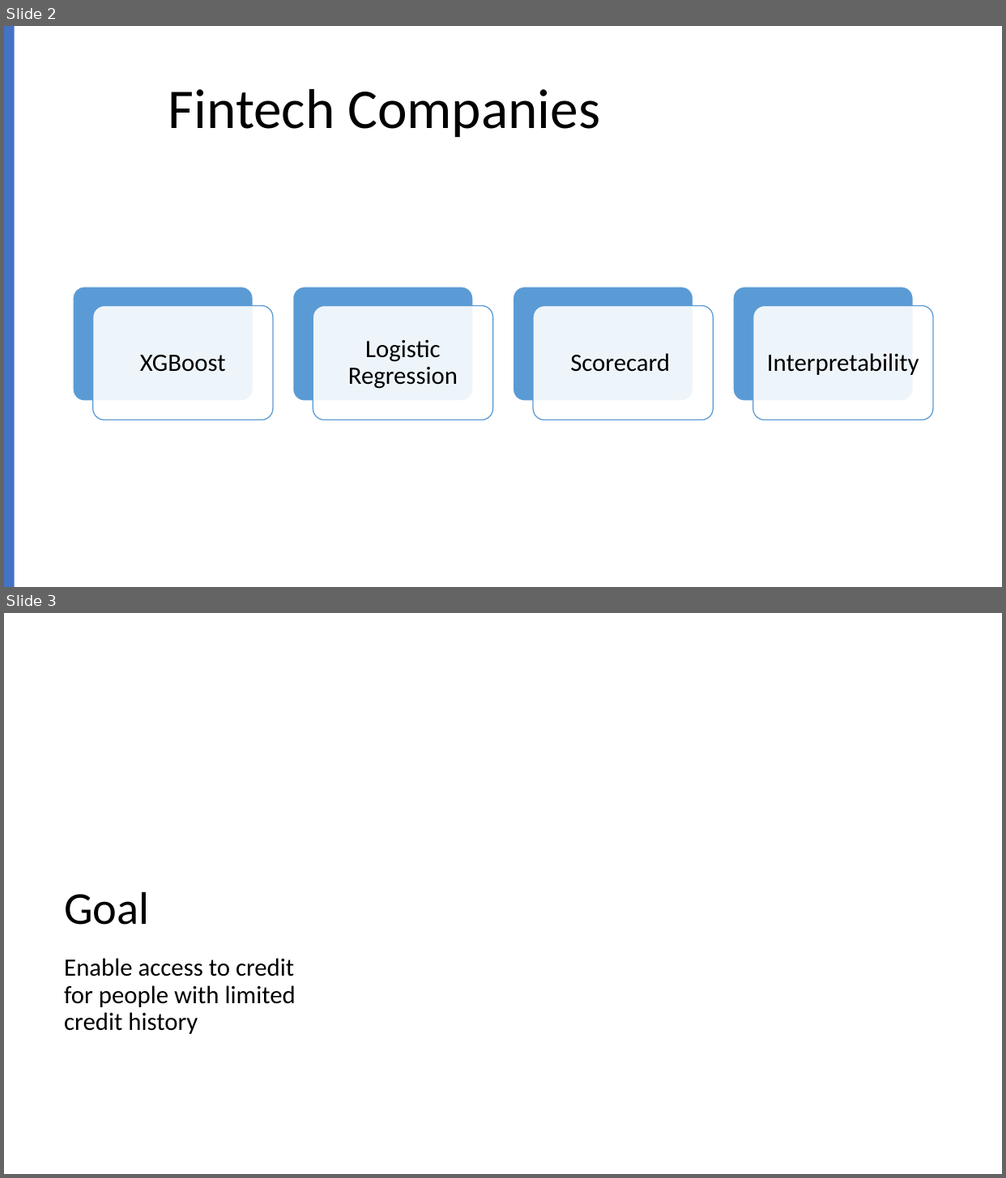
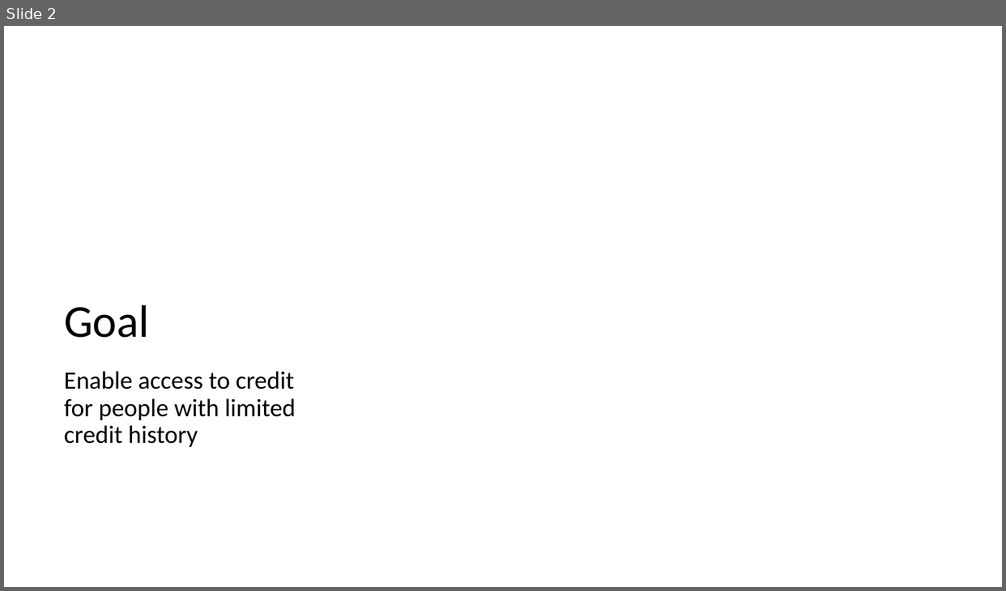
Before and after one commit to vaddhiparthy/credit_risk, a slide deck: CreditRisk_PPT_Vaddhiparthy.pptx. Shown one above the other, each under a label of ours: slides 2 and 3 before the commit, slide 2 after it. The pictures are 1006x1178 and 1006x591 pixels, drawn with LibreOffice and Linux fonts; fonts in the diff are those of the drawing; background and template pictures are left out. Boxes give left, top, right and bottom in pixels: in the first picture for what was removed or moved away, otherwise in the second. Text is boxed around its words. In the diff, an @@ line names an element or a change of style, - is before the commit and + after.

```diff
--- a/CreditRisk_PPT_Vaddhiparthy.pptx
+++ b/CreditRisk_PPT_Vaddhiparthy.pptx
@@ slide 2 removed at box(4, 26, 1002, 587), background #FFFFFF @@
@@ rectangle removed at box(4, 26, 15, 587) @@
@@ title removed at box(168, 89, 600, 138) @@
-Fintech Companies
@@ group removed at box(73, 288, 934, 420): 8 rounded rectangles, 4 texts @@
-XGBoost
-Logistic Regression
-Scorecard
-Interpretability
@@ what was slide 3 is now slide 2 @@
```
Also in this commit, not shown: 3 slides changed, 4 slides added, 7 other slides removed, 1 other file.
